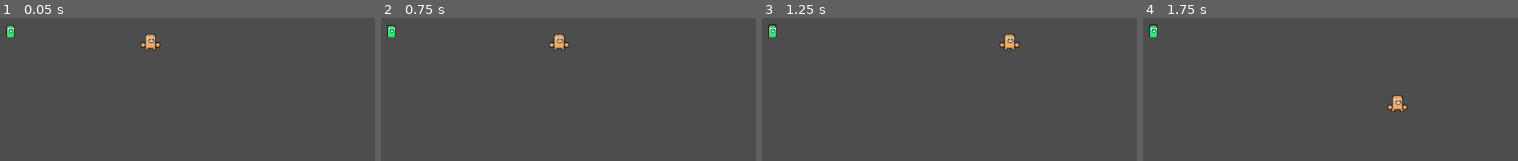
Above: before the commit, frames 1-4 (left to right).
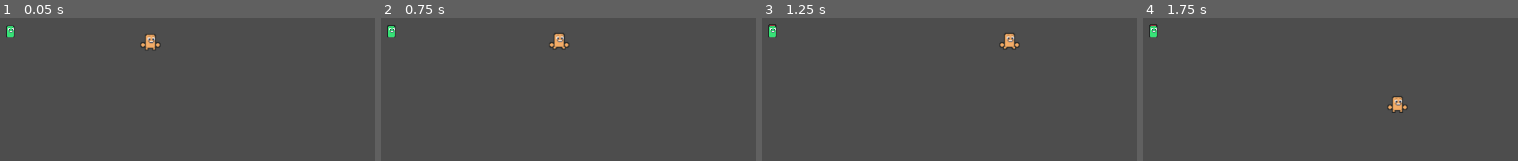
Above: after the commit, the same moments.

Repository: Aartwoo0/fgj24_laughgame
Game: Godot game, scene res://Scenes/main.tscn
The game is run twice, just before and just after one commit, with the same random seed, the same clock (stepped at 60 frames per second) and the same inputs.
Inputs:
- Up to frame 1 (0.05 s): no input
- Up to frame 2 (0.75 s): tap Enter at 0.5 s; hold D (move_right) from 0.53 s (still down)
- Up to frame 3 (1.25 s): keep holding D (move_right)
- Up to frame 4 (1.75 s): release D (move_right) at 1.28 s; hold S (move_down) from 1.28 s (still down)

Frame 1 is identical in both runs. In frame 2, 0.2% of the frame differs, in the area x 45-50%, y 10-23%; in frame 3, 0.2%, in the area x 64-68%, y 10-23%; in frame 4, 0.2%.

Commit message:
Adds idle anim 4 the player.

Diff:
--- a/Scenes/Components/player.tscn
+++ b/Scenes/Components/player.tscn
@@ -6,6 +6,14 @@
 [sub_resource type="CapsuleShape2D" id="CapsuleShape2D_gr6u7"]
 radius = 3.0
 height = 16.0
+
+[sub_resource type="AtlasTexture" id="AtlasTexture_qyv3o"]
+atlas = ExtResource("2_blp1s")
+region = Rect2(72, 0, 24, 24)
+
+[sub_resource type="AtlasTexture" id="AtlasTexture_rm8ah"]
+atlas = ExtResource("2_blp1s")
+region = Rect2(96, 0, 24, 24)
 
 [sub_resource type="AtlasTexture" id="AtlasTexture_1unvy"]
 atlas = ExtResource("2_blp1s")
@@ -25,6 +33,17 @@
 
 [sub_resource type="SpriteFrames" id="SpriteFrames_8vi1o"]
 animations = [{
+"frames": [{
+"duration": 1.0,
+"texture": SubResource("AtlasTexture_qyv3o")
+}, {
+"duration": 1.0,
+"texture": SubResource("AtlasTexture_rm8ah")
+}],
+"loop": true,
+"name": &"idle",
+"speed": 5.0
+}, {
 "frames": [{
 "duration": 1.0,
 "texture": SubResource("AtlasTexture_1unvy")
@@ -56,6 +75,6 @@
 position = Vector2(2.38419e-07, -14)
 scale = Vector2(1.33333, 1.33333)
 sprite_frames = SubResource("SpriteFrames_8vi1o")
-animation = &"walk"
+animation = &"idle"
 autoplay = "walk"
-frame_progress = 0.376447
+frame_progress = 0.126734
--- a/Src/Player.gd
+++ b/Src/Player.gd
@@ -9,11 +9,21 @@
 
 # Called every frame. 'delta' is the elapsed time since the previous frame.
 func _process(delta):
+	var moving = false
 	if Input.is_action_pressed("move_down"):
 		self.position.y += speed*delta
+		moving = true
 	if Input.is_action_pressed("move_up"):
 		self.position.y -= speed*delta
+		moving = true
 	if Input.is_action_pressed("move_right"):
 		self.position.x += speed*delta
+		moving = true
 	if Input.is_action_pressed("move_left"):
 		self.position.x -= speed*delta
+		moving = true
+
+	if moving:
+		$Skin.play("walk")
+	else:
+		$Skin.play("idle")
Binary file changed: Assets/Sprites/Player.png
Not shown: 1 places in Scenes/Components/player.tscn that only renumber resources
